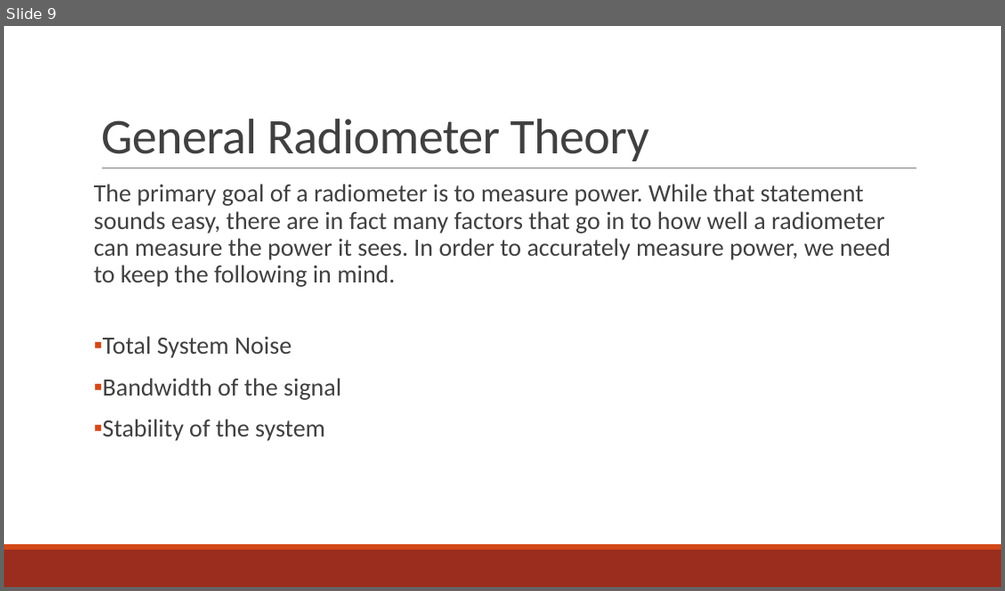
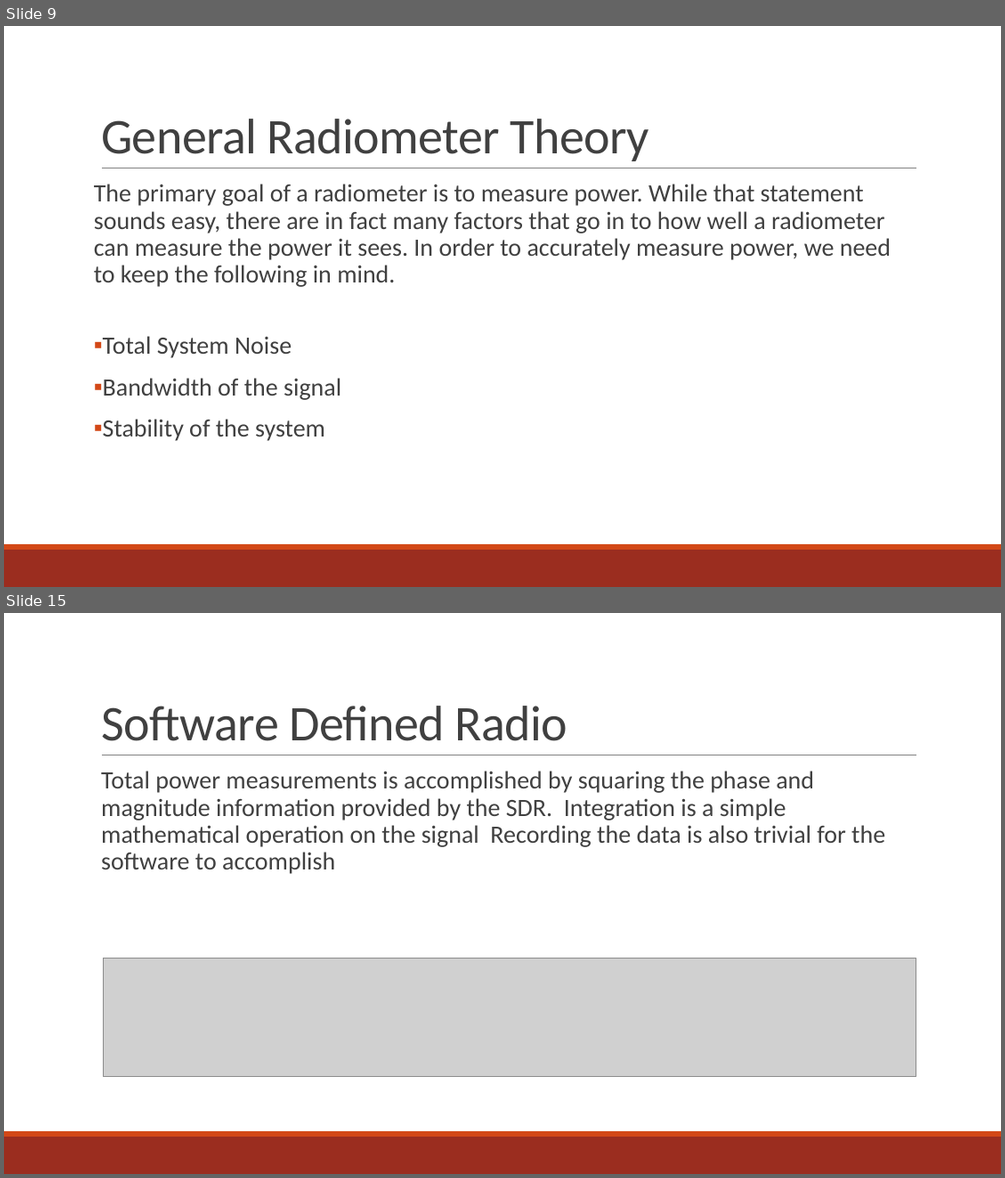
Before and after one commit to matgyver/Radiometer-SDR-Thesis, a slide deck: Presentation/Final Oral Presentation.pptx. Shown one above the other, each under a label of ours: slide 9 before the commit, slides 9 and 15 after it; the slides between them are not shown. The pictures are 1005x591 and 1005x1178 pixels, drawn with LibreOffice and Linux fonts; fonts in the diff are those of the drawing; grey boxes stand for pictures. Boxes give left, top, right and bottom in pixels: in the first picture for what was removed or moved away, otherwise in the second. Text is boxed around its words. In the diff, an @@ line names an element or a change of style, - is before the commit and + after.

```diff
--- a/Presentation/Final Oral Presentation.pptx
+++ b/Presentation/Final Oral Presentation.pptx
@@ slide 15 added at box(4, 613, 1001, 1174), background #FFFFFF; not listed: 3 template elements that a slide beside it also shows @@
@@ title added at box(101, 706, 568, 741), 48 pt, text #404040 @@
+Software Defined Radio
@@ text added at box(101, 771, 885, 874), 24 pt, text #404040 @@
+  Total power measurements is accomplished by squaring the phase and magnitude information provided by the SDR. Integration is a simple mathematical operation on the signal Recording the data is also trivial for the software to accomplish
@@ picture added at box(104, 958, 916, 1077) @@
```
Also in this commit, not shown: 1 slide changed, 9 other slides added, 1 other file.
